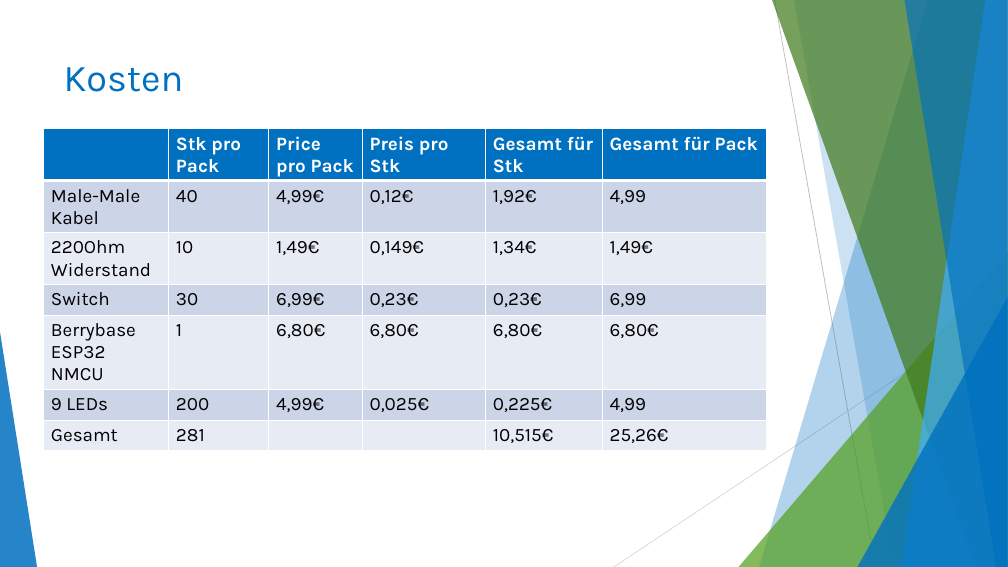
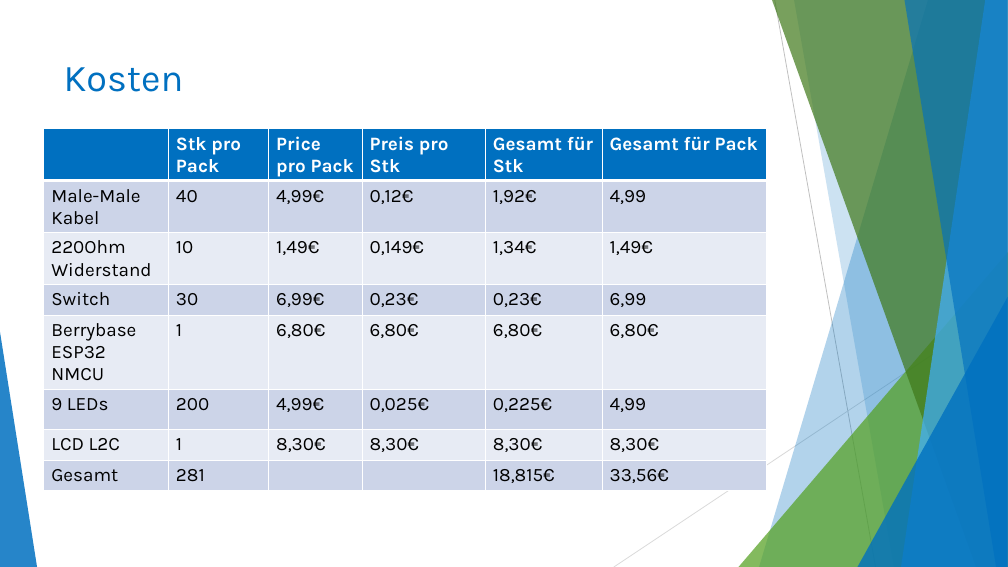
Before and after one commit to dariorthan/ESP32_NetworkFaultTester, a slide deck: slide 4 of CodeDoku/NetworkFaultTester_CodeOverview.pptx (slide 8 before the commit). Drawn at 1008x567 pixels with LibreOffice and Linux fonts; fonts in the diff are those of the drawing. Boxes give left, top, right and bottom in pixels: in the first picture for what was removed or moved away, otherwise in the second. Text is boxed around its words. In the diff, an @@ line names an element or a change of style, - is before the commit and + after.

```diff
--- a/CodeDoku/NetworkFaultTester_CodeOverview.pptx
+++ b/CodeDoku/NetworkFaultTester_CodeOverview.pptx
@@ table at [44,129,767,487] @@
-row 7: Gesamt | 281 |  |  | 10,515€ | 25,26€
+row 7: LCD L2C | 1 | 8,30€ | 8,30€ | 8,30€ | 8,30€
+row 8: Gesamt | 281 |  |  | 18,815€ | 33,56€
```
Also in this commit, not shown: 7 other slides changed, 3 slides added, 1 slide removed.
